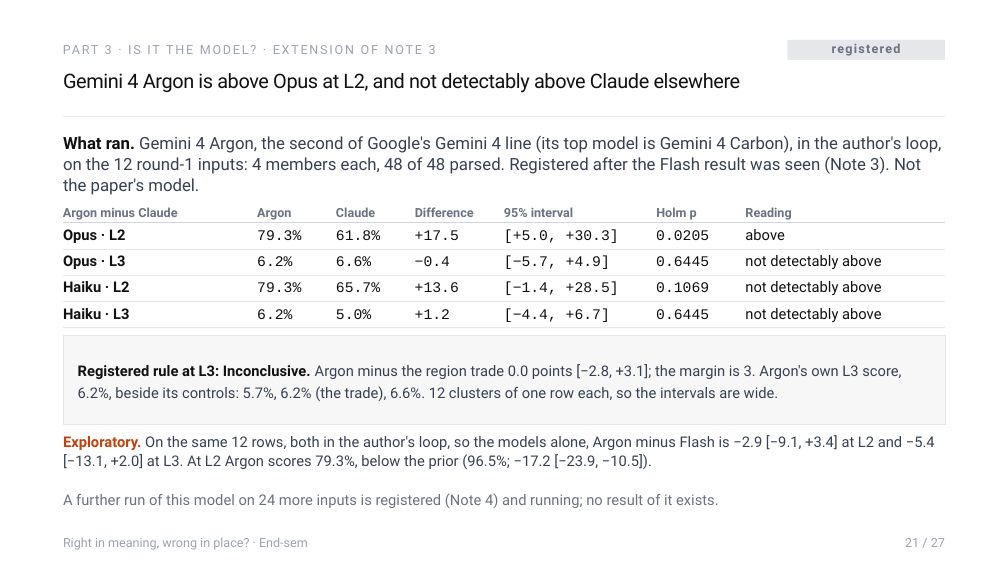
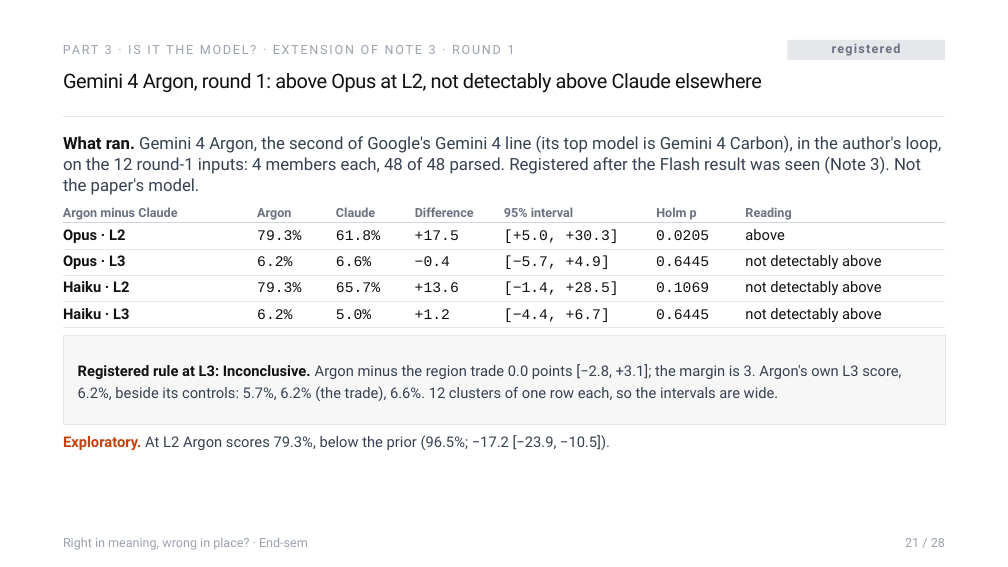
Before and after one commit to Sher110106/validity-aware-active-semantic-exploration, a slide deck: slide 21 of docs/endsem_2026-11/ASP_Endsem.pptx. Drawn at 1008x567 pixels with LibreOffice and Linux fonts; fonts in the diff are those of the drawing. Boxes give left, top, right and bottom in pixels: in the first picture for what was removed or moved away, otherwise in the second. Text is boxed around its words. In the diff, an @@ line names an element or a change of style, - is before the commit and + after.

```diff
--- a/docs/endsem_2026-11/ASP_Endsem.pptx
+++ b/docs/endsem_2026-11/ASP_Endsem.pptx
@@ text at (x1=105, y1=45, x2=515, y2=54): text changed @@
-PART 3 · IS IT THE MODEL? · EXTENSION OF NOTE 3
+PART 3 · IS IT THE MODEL? · EXTENSION OF NOTE 3 · ROUND 1
@@ text at (x1=63, y1=73, x2=762, y2=93): text changed @@
-Gemini 4 Argon is above Opus at L2, and not detectably above Claude elsewhere
+Gemini 4 Argon, round 1: above Opus at L2, not detectably above Claude elsewhere
@@ text at (x1=63, y1=435, x2=610, y2=450): text changed @@
-Exploratory. On the same 12 rows, both in the author's loop, so the models alone, Argon minus Flash is −2.9 [−9.1, +3.4] at L2 and −5.4 [−13.1, +2.0] at L3. At L2 Argon scores 79.3%, below the prior (96.5%; −17.2 [−23.9, −10.5]).
+Exploratory. At L2 Argon scores 79.3%, below the prior (96.5%; −17.2 [−23.9, −10.5]).
@@ text removed at (x1=63, y1=494, x2=719, y2=508) @@
-A further run of this model on 24 more inputs is registered (Note 4) and running; no result of it exists.
@@ text at (x1=905, y1=538, x2=945, y2=547): text changed @@
-21 / 27
+21 / 28
```
Also in this commit, not shown: 27 other slides changed, 1 slide added, 8 other files.
